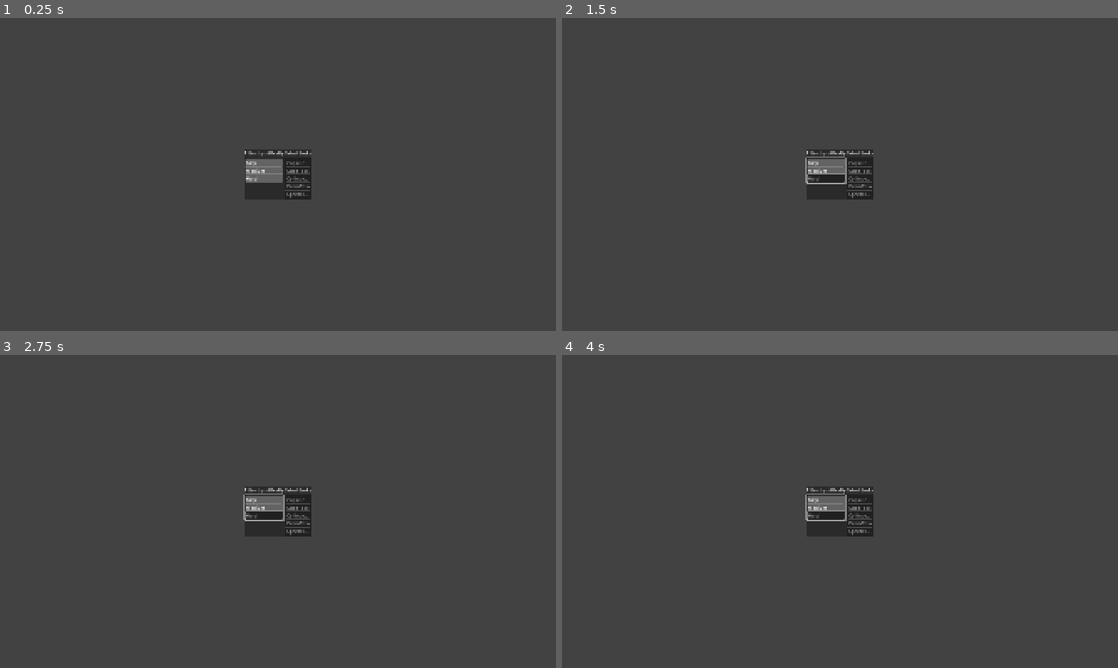
Above: before the commit, frames 1-4 (two rows, left to right).
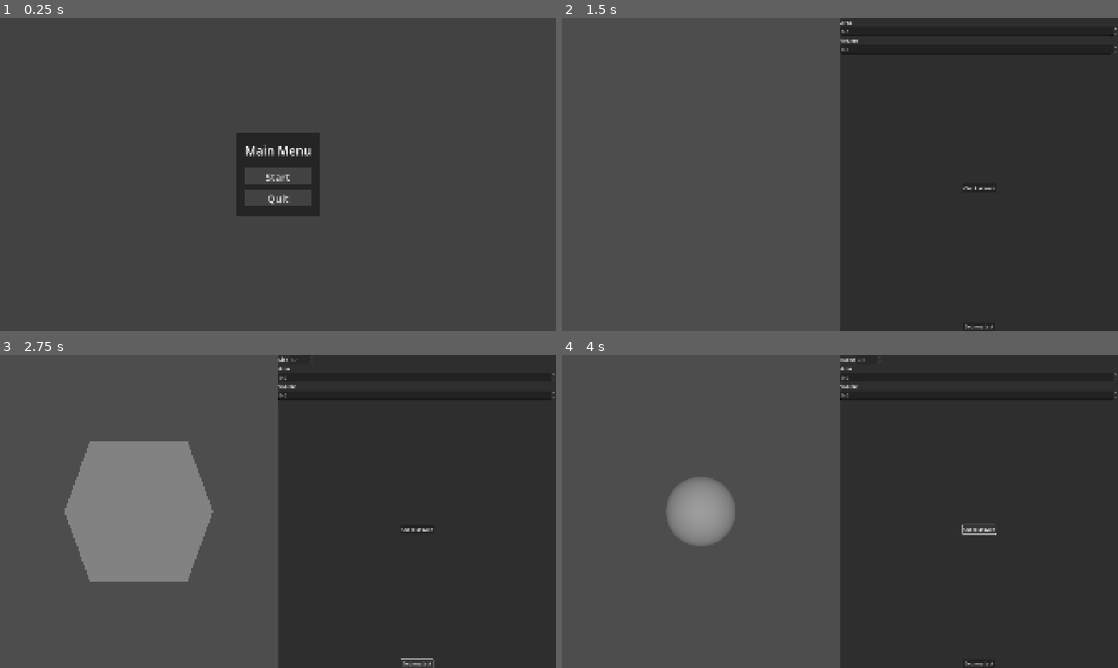
Above: after the commit, the same moments.

Repository: Paraross/geo-app
Game: Godot game, scene res://scenes/main.tscn
The game is run twice, just before and just after one commit, with the same random seed, the same clock (stepped at 60 frames per second) and the same inputs.
Inputs (mouse positions are in pixels of both pictures, inside the frame that each line leads up to):
- Up to frame 1 (0.25 s): no input
- Up to frame 2 (1.5 s): click (840, 177) at 0.5 s, where only the run after the commit has a clickable "Start"; click (840, 199) at 1.25 s, where only the run after the commit has a clickable "Start"
- Up to frame 3 (2.75 s): click (417, 664) at 2 s, where only the run after the commit has a clickable "Get new task"
- Up to frame 4 (4 s): click (979, 664) at 2.75 s, where only the run after the commit has a clickable "Get new task"; click (979, 530) at 3.5 s, where only the run after the commit has a clickable "Check answer"

The runs differ from the first frame. In frame 1, 2.9% of the frame differs, in the area x 42-58%, y 36-64%; in frame 2, 4.4%; in frame 3, 14%, in the area x 11-100%, y 0-100%; in frame 4, 6.1%.

Commit message:
Add trasitions to and from task filter menu

Diff:
--- a/scenes/main.tscn
+++ b/scenes/main.tscn
@@ -8,10 +8,9 @@
 
 [node name="Main" type="Node" node_paths=PackedStringArray("current_screen")]
 script = ExtResource("1_ig7tw")
-current_screen = NodePath("TaskFilterMenu")
+current_screen = NodePath("MainMenu")
 
 [node name="TaskScreen" type="HBoxContainer" parent="."]
-visible = false
 anchors_preset = 15
 anchor_right = 1.0
 anchor_bottom = 1.0
@@ -26,7 +25,7 @@
 [node name="ShapeViewport" type="SubViewport" parent="TaskScreen/ShapeViewportContainer"]
 handle_input_locally = false
 size = Vector2i(958, 1080)
-render_target_update_mode = 0
+render_target_update_mode = 4
 
 [node name="ShapeWorld" parent="TaskScreen/ShapeViewportContainer/ShapeViewport" instance=ExtResource("2_0xm2m")]
 
@@ -104,35 +103,36 @@
 [node name="PanelContainer" type="PanelContainer" parent="TaskFilterMenu/CenterContainer"]
 layout_mode = 2
 
-[node name="HBoxContainer" type="HBoxContainer" parent="TaskFilterMenu/CenterContainer/PanelContainer"]
-layout_mode = 2
-
-[node name="VBoxContainer" type="VBoxContainer" parent="TaskFilterMenu/CenterContainer/PanelContainer/HBoxContainer"]
-layout_mode = 2
-
-[node name="Label" type="Label" parent="TaskFilterMenu/CenterContainer/PanelContainer/HBoxContainer/VBoxContainer"]
+[node name="VBoxContainer" type="VBoxContainer" parent="TaskFilterMenu/CenterContainer/PanelContainer"]
+layout_mode = 2
+
+[node name="GridContainer" type="GridContainer" parent="TaskFilterMenu/CenterContainer/PanelContainer/VBoxContainer"]
+layout_mode = 2
+columns = 2
+
+[node name="DifficultyLabel" type="Label" parent="TaskFilterMenu/CenterContainer/PanelContainer/VBoxContainer/GridContainer"]
 layout_mode = 2
 text = "FIlter by difficulty"
 
-[node name="ItemList" type="ItemList" parent="TaskFilterMenu/CenterContainer/PanelContainer/HBoxContainer/VBoxContainer"]
+[node name="TasksLabel" type="Label" parent="TaskFilterMenu/CenterContainer/PanelContainer/VBoxContainer/GridContainer"]
+layout_mode = 2
+text = "Select tasks"
+
+[node name="DifficultyList" type="ItemList" parent="TaskFilterMenu/CenterContainer/PanelContainer/VBoxContainer/GridContainer"]
 layout_mode = 2
 select_mode = 2
 auto_height = true
 
-[node name="VBoxContainer2" type="VBoxContainer" parent="TaskFilterMenu/CenterContainer/PanelContainer/HBoxContainer"]
-layout_mode = 2
-
-[node name="Label" type="Label" parent="TaskFilterMenu/CenterContainer/PanelContainer/HBoxContainer/VBoxContainer2"]
-layout_mode = 2
-text = "Select tasks"
-
-[node name="ItemList" type="ItemList" parent="TaskFilterMenu/CenterContainer/PanelContainer/HBoxContainer/VBoxContainer2"]
+[node name="TaskList" type="ItemList" parent="TaskFilterMenu/CenterContainer/PanelContainer/VBoxContainer/GridContainer"]
 layout_mode = 2
 select_mode = 2
 auto_height = true
 
+[node name="StartButton" type="Button" parent="TaskFilterMenu/CenterContainer/PanelContainer/VBoxContainer"]
+layout_mode = 2
+text = "Start"
+
 [node name="MainMenu" type="Control" parent="."]
-visible = false
 layout_mode = 3
 anchors_preset = 15
 anchor_right = 1.0
@@ -202,6 +202,7 @@
 
 [connection signal="pressed" from="TaskScreen/PanelContainer/VBoxContainer/CheckAnswerButton" to="." method="_on_check_answer_button_pressed"]
 [connection signal="pressed" from="TaskScreen/PanelContainer/VBoxContainer/NewTaskButton" to="." method="_on_button_pressed"]
-[connection signal="multi_selected" from="TaskFilterMenu/CenterContainer/PanelContainer/HBoxContainer/VBoxContainer/ItemList" to="." method="_on_difficulty_item_list_multi_selected"]
+[connection signal="multi_selected" from="TaskFilterMenu/CenterContainer/PanelContainer/VBoxContainer/GridContainer/DifficultyList" to="." method="_on_difficulty_item_list_multi_selected"]
+[connection signal="pressed" from="TaskFilterMenu/CenterContainer/PanelContainer/VBoxContainer/StartButton" to="." method="_on_task_filter_start_button_pressed"]
 [connection signal="pressed" from="MainMenu/CenterContainer/PanelContainer/VBoxContainer/StartButton" to="." method="_on_start_button_pressed"]
 [connection signal="pressed" from="MainMenu/CenterContainer/PanelContainer/VBoxContainer/QuitButton" to="MainMenu/CenterContainer/PanelContainer/VBoxContainer/QuitButton" method="_on_pressed"]
--- a/scripts/main.gd
+++ b/scripts/main.gd
@@ -15,8 +15,9 @@
 @onready var volume_spin_box: SpinBox = task_answer_grid.get_node("VolumeSpinBox")
 
 @onready var task_filter_menu: Control = $TaskFilterMenu
-@onready var diff_list: ItemList = task_filter_menu.get_node("CenterContainer/PanelContainer/HBoxContainer/VBoxContainer/ItemList")
-@onready var task_list: ItemList = task_filter_menu.get_node("CenterContainer/PanelContainer/HBoxContainer/VBoxContainer2/ItemList")
+@onready var task_filter_vbox: VBoxContainer = task_filter_menu.get_node("CenterContainer/PanelContainer/VBoxContainer")
+@onready var diff_list: ItemList = task_filter_vbox.get_node("GridContainer/DifficultyList")
+@onready var task_list: ItemList = task_filter_vbox.get_node("GridContainer/TaskList")
 
 func _ready() -> void:
 	make_children_not_visible()
@@ -91,8 +92,10 @@
 
 func _on_start_button_pressed() -> void:
 	make_children_not_visible()
-	current_screen = task_screen
+	current_screen = task_filter_menu
 
+
+# TODO: move out of main
 
 func initialize_difficulty_list() -> void:
 	for difficulty_name: String in Global.TaskDifficulty.keys():
@@ -117,3 +120,8 @@
 
 func _on_difficulty_item_list_multi_selected(_index: int, _selected: bool) -> void:
 	fill_task_list()
+
+
+func _on_task_filter_start_button_pressed() -> void:
+	make_children_not_visible()
+	current_screen = task_screen
